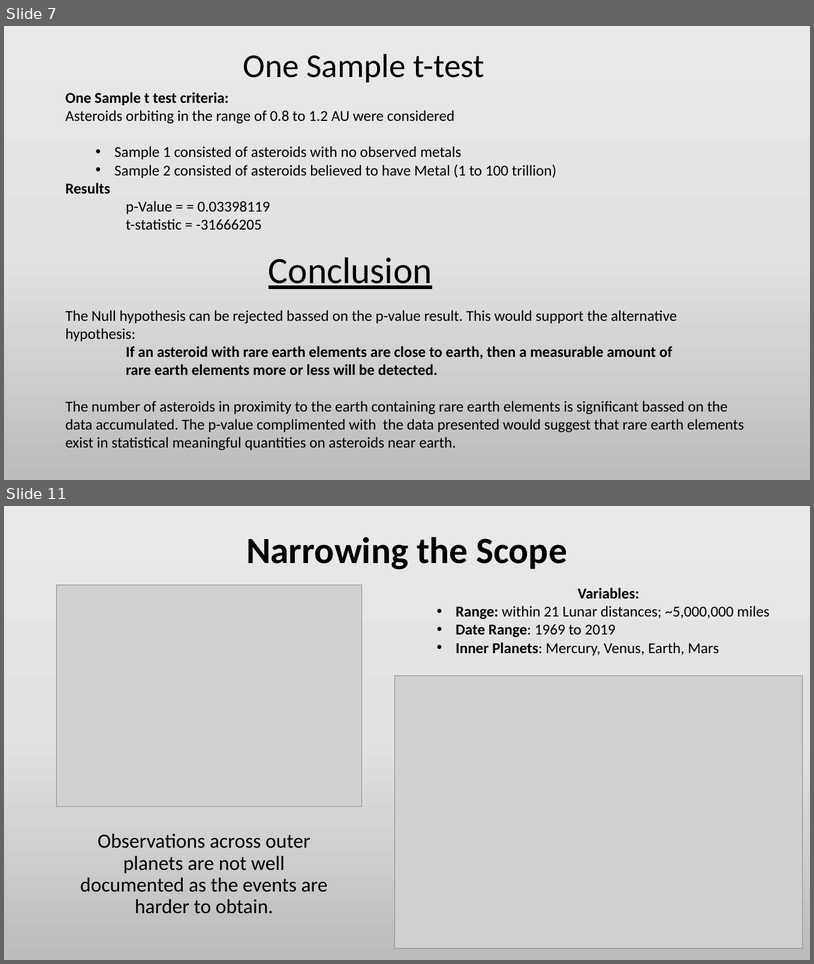
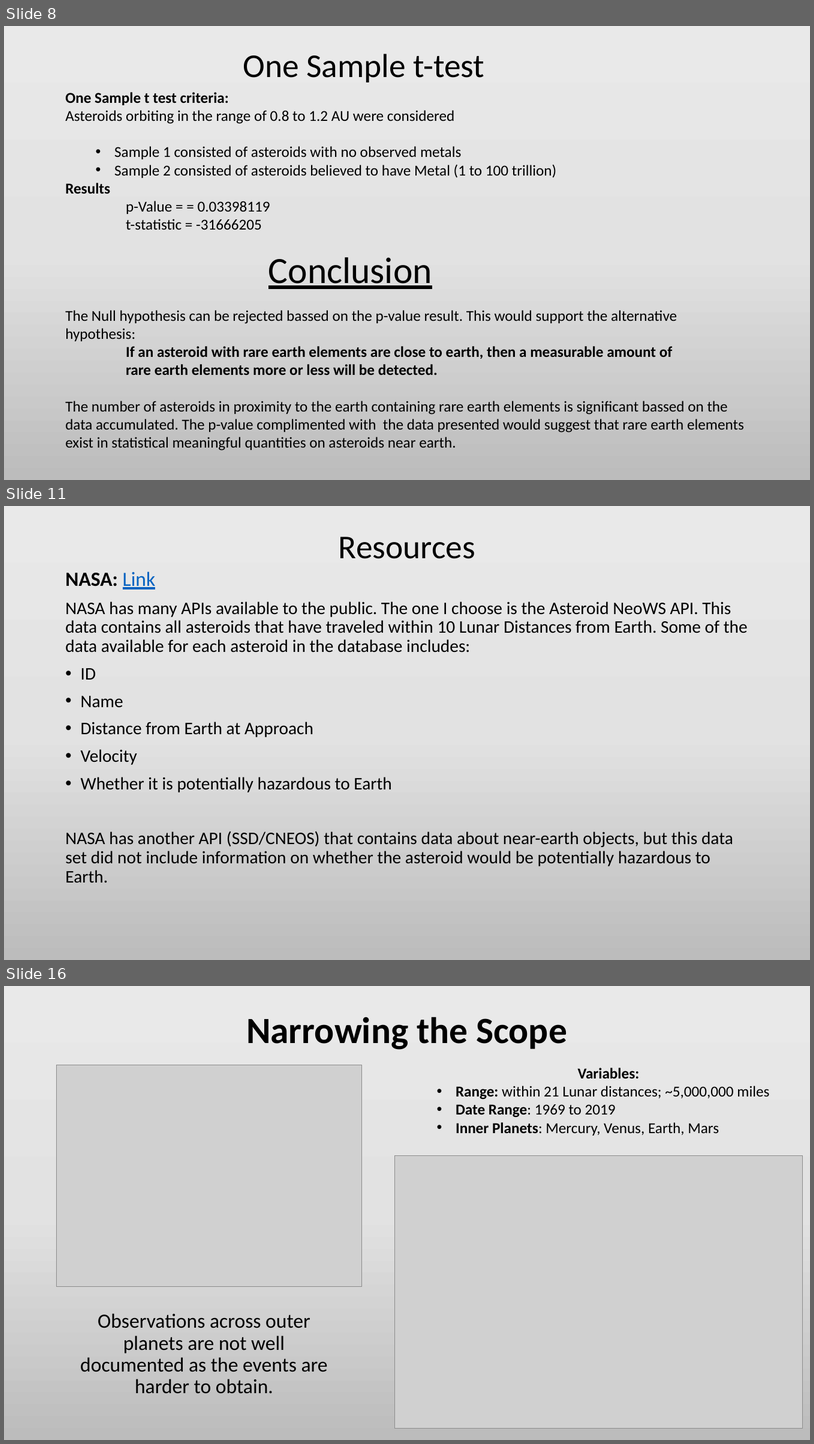
Before and after one commit to Efritch/asteroids_group_g, a slide deck: asteroid_analysisFinal.pptx. Shown one above the other, each under a label of ours: slides 7 and 11 before the commit, slides 8, 11 and 16 after it; the slides between them are not shown. The pictures are 814x964 and 814x1444 pixels, drawn with LibreOffice and Linux fonts; fonts in the diff are those of the drawing; grey boxes stand for pictures. Boxes give left, top, right and bottom in pixels: in the first picture for what was removed or moved away, otherwise in the second. Text is boxed around its words. In the diff, an @@ line names an element or a change of style, - is before the commit and + after.

Commit message:
Add files via upload
PPT file includes Erik's slides for the analysis of asteroids posing a threat to impact Earth.

```diff
--- a/asteroid_analysisFinal.pptx
+++ b/asteroid_analysisFinal.pptx
@@ slide 11 added at box(4, 506, 810, 960), background gradient #EBEAEA to #E4E3E3 to #BDBCBC @@
@@ title added at box(339, 537, 476, 559), 39.6 pt, text #000000 @@
+Resources
@@ text added at box(65, 571, 748, 882), 21 pt, text #000000 @@
+NASA: Link
+NASA has many APIs available to the public. The one I choose is the Asteroid NeoWS API. This data contains all asteroids that have traveled within 10 Lunar Distances from Earth. Some of the data available for each asteroid in the database includes:
+• ID
+• Name
+• Distance from Earth at Approach
+• Velocity
+• Whether it is potentially hazardous to Earth
+NASA has another API (SSD/CNEOS) that contains data about near-earth objects, but this data set did not include information on whether the asteroid would be potentially hazardous to Earth.
@@ what was slide 7 is now slide 8 @@
@@ what was slide 11 is now slide 16 @@
```
Also in this commit, not shown: 2 slides changed, 6 other slides added, 2 slides removed.
